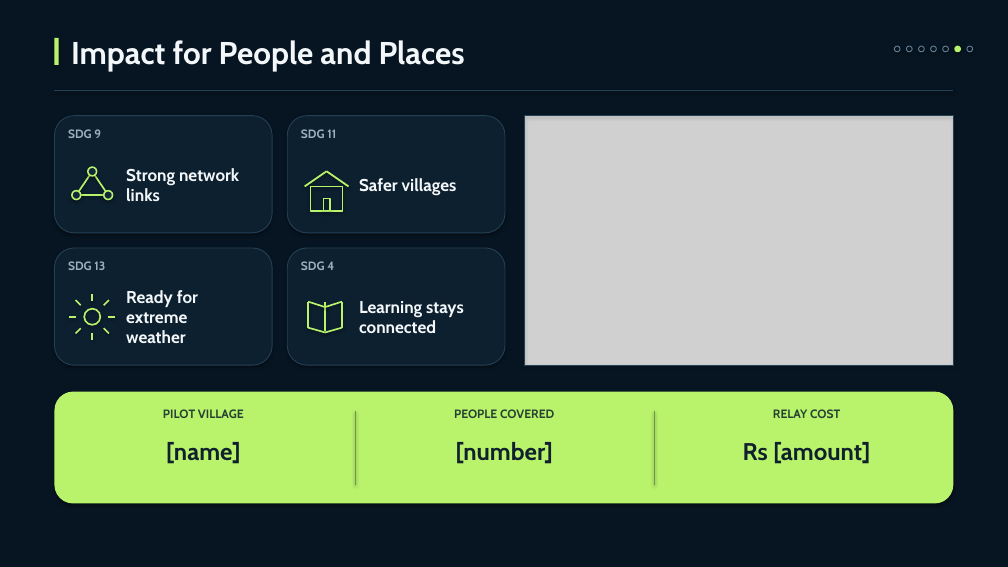
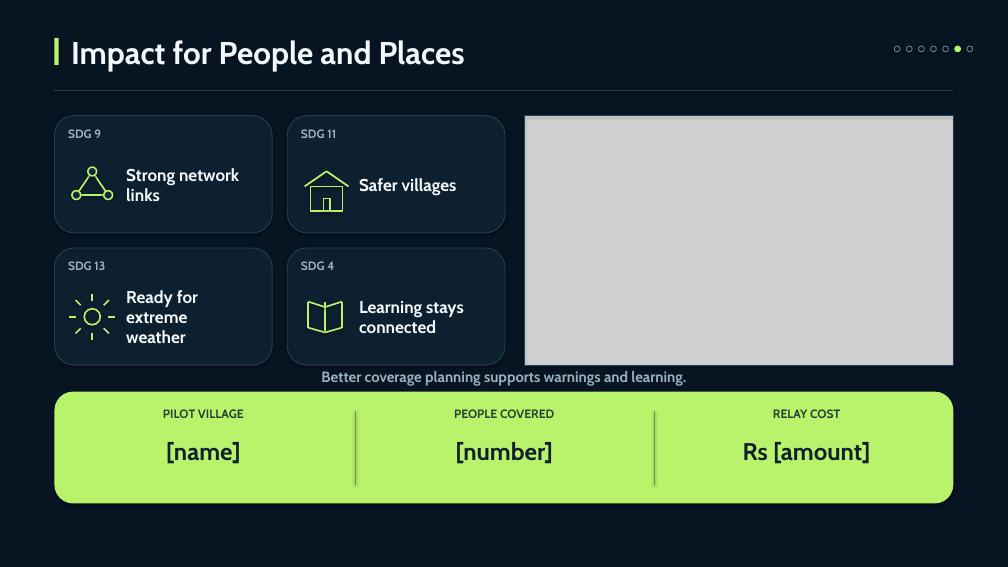
Before and after one commit to sachin20072909/Arduino-learning-journey.., a slide deck: slide 6 of SignalShield_IEEE_APS_Ideathon_2026.pptx. Drawn at 1008x567 pixels with LibreOffice and Linux fonts; fonts in the diff are those of the drawing; grey boxes stand for pictures. Boxes give left, top, right and bottom in pixels: in the first picture for what was removed or moved away, otherwise in the second. Text is boxed around its words. In the diff, an @@ line names an element or a change of style, - is before the commit and + after.

```diff
--- a/SignalShield_IEEE_APS_Ideathon_2026.pptx
+++ b/SignalShield_IEEE_APS_Ideathon_2026.pptx
@@ text added at <box>321,371,686,386</box>, 14.2 pt, text #9AAFC0, bold @@
+Better coverage planning supports warnings and learning.
```
Also in this commit, not shown: 6 other slides changed.
